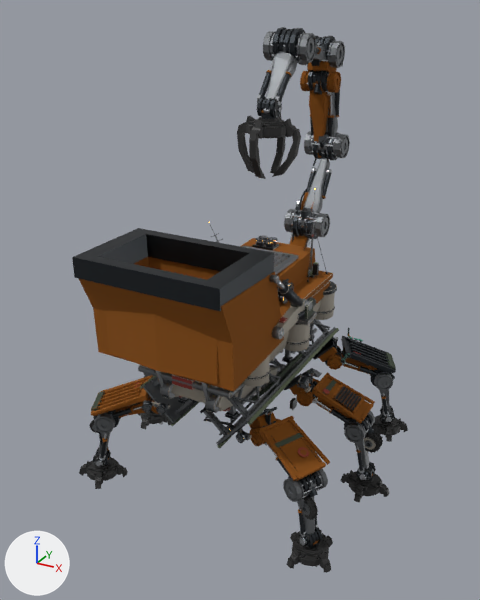
The FBX model Assets/Game/Art/Models/Vehicles/Crawler/desert_crawler.fbx as it was, and as the next commit left it.
Rendered twice from a camera (50 mm lens) standing at (18.6, -35.5, 25.3) and looking at (-0.5, -0.8, 8.0). Lighting does not change. The marker at lower left points along +X, +Y and +Z. The picture after the commit comes second. Where no turn or scale is listed for an object, it has been applied to the vertices.

In view in the first picture: 'Cube.001', 'Cube.002', 'Mesh_Crawler_Chassis', 'Mesh_Crawler_Gantry.003', 'Mesh_Crawler_Prow', 'Mesh_Leg_N1_Lower', 'Mesh_Leg_N1_Lower.001', 'Mesh_Leg_N1_Lower.003', 'Mesh_Leg_N1_Upper.002', 'Mesh_Leg_P1_Shroud', 'Mesh_Leg_P2_Foot', 'Mesh_Leg_P2_Shroud' and 49 more.
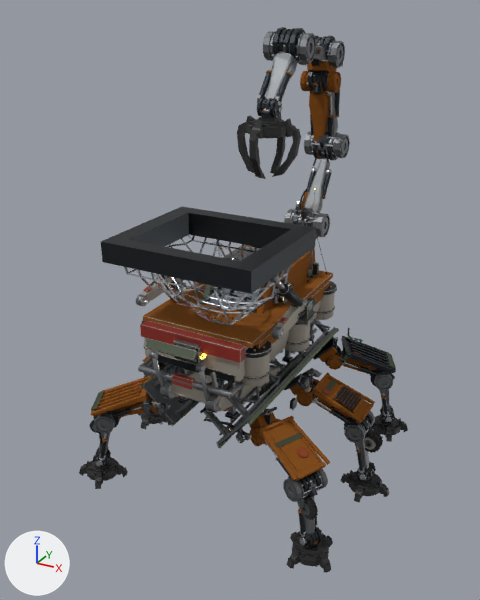
Where the change shows, as pixel boxes [x1, y1, x2, y2] in the pictures (480 x 600 px):
'Cube.002', moved, rescaled (6% wider): before [72, 228, 274, 311]; after [101, 207, 316, 294]
'Cube.001', deleted (brown): before [78, 257, 284, 391]
'Grid', added: after [124, 235, 292, 325]
'Mesh_Crawler_Chassis', unchanged, uncovered by the edit: before [243, 271, 337, 387]; after [141, 271, 337, 387]
'Mesh_Crawler_Prow', unchanged, uncovered by the edit: before [138, 365, 243, 398]; after [138, 321, 249, 398]

The change in detail:
Mesh me_grid_001 is new.
It has 642 vertices, 800 faces and spans x -4.52..4.52, y -3.91..3.9, z -4.0..-0.64.
It uses material mat_mat_metal_chrome_scuffed (light grey #c9cdd2).
Object 'Cube.001' (ob_cube_001) is deleted.
Object 'Cube.002' (ob_cube_002) moves from (-0.05, -8.72, 13.09) to (-0.05, -4.95, 13.09).
Object 'Cube.002' (ob_cube_002) is rescaled from (1.0, 1.0, 1.0) to (1.06, 1.43, 1.06).
Object 'Grid' (ob_grid) is new; it shows me_grid_001.
Its location is (0.06, -4.78, 13.42).
